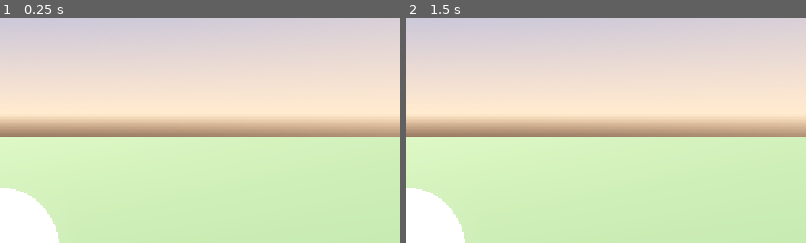
Above: before the commit, frames 1-2 (left to right).
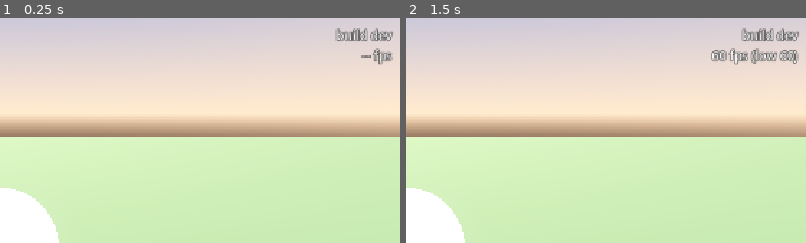
Above: after the commit, the same moments.

Repository: juliargassiot/infinity-julia
Game: Godot game, scene res://main.tscn
The game is run twice, just before and just after one commit, with the same random seed, the same clock (stepped at 60 frames per second) and the same inputs.
Inputs:
- Up to frame 1 (0.25 s): no input
- Up to frame 2 (1.5 s): tap Enter at 0.5 s; tap Space at 1.25 s
The pictures show only the part of the screen within x 50-100%, y 0-50%; the shares and areas given below are measured in that part.

The runs differ from the first frame. In frame 1, 0.8% of the frame differs, in the area x 83-99%, y 4-21%; in frame 2, 1.4%, in the area x 76-99%, y 4-21%.

Commit message:
Show the build and frame rate in a corner, toggled with F3
publish.py writes the commit date next to the version in manifest.json;
the game reads that manifest beside its binary and shows "build dev"
without one. The frame rate and the slowest frame are measured over
half a second.

Co-Authored-By: Claude Opus 5.5 <noreply@anthropic.com>

Diff:
--- a/game/project.godot
+++ b/game/project.godot
@@ -6,11 +6,22 @@
 run/main_scene="res://main.tscn"
 config/features=PackedStringArray("4.7", "Forward Plus")
 
+[autoload]
+
+Readout="*res://readout.gd"
+
 [display]
 
 window/size/mode.deck=3
 window/stretch/mode="canvas_items"
 window/stretch/aspect="expand"
+
+[input]
+
+toggle_readout={
+"deadzone": 0.2,
+"events": [Object(InputEventKey,"physical_keycode":4194334)]
+}
 
 [physics]
 
--- /dev/null
+++ b/game/readout.gd
@@ -0,0 +1,59 @@
+extends CanvasLayer
+
+const REFRESH_SECONDS := 0.5
+const MANIFEST := "manifest.json"
+
+var _label := Label.new()
+var _build := _read_build()
+var _since_refresh := 0.0
+var _frames := 0
+var _slowest_frame := 0.0
+
+
+func _ready() -> void:
+	layer = 128
+	process_mode = Node.PROCESS_MODE_ALWAYS
+	var settings := LabelSettings.new()
+	settings.font_size = 18
+	settings.outline_size = 5
+	settings.outline_color = Color(0, 0, 0, 0.75)
+	_label.label_settings = settings
+	_label.horizontal_alignment = HORIZONTAL_ALIGNMENT_RIGHT
+	_label.set_anchors_and_offsets_preset(Control.PRESET_TOP_RIGHT, Control.PRESET_MODE_MINSIZE, 12)
+	_label.grow_horizontal = Control.GROW_DIRECTION_BEGIN
+	_label.mouse_filter = Control.MOUSE_FILTER_IGNORE
+	add_child(_label)
+	_refresh()
+
+
+func _input(event: InputEvent) -> void:
+	if event.is_action_pressed("toggle_readout"):
+		visible = not visible
+		set_process(visible)
+		_refresh()
+
+
+func _process(delta: float) -> void:
+	_frames += 1
+	_since_refresh += delta
+	_slowest_frame = maxf(_slowest_frame, delta)
+	if _since_refresh >= REFRESH_SECONDS:
+		_refresh()
+
+
+func _refresh() -> void:
+	var frame_rate := "-- fps"
+	if _frames:
+		frame_rate = "%d fps (low %d)" % [roundi(_frames / _since_refresh), roundi(1.0 / _slowest_frame)]
+	_label.text = "%s\n%s" % [_build, frame_rate]
+	_since_refresh = 0.0
+	_frames = 0
+	_slowest_frame = 0.0
+
+
+static func _read_build() -> String:
+	var path := OS.get_executable_path().get_base_dir().path_join(MANIFEST)
+	if not FileAccess.file_exists(path):
+		return "build dev"
+	var manifest: Dictionary = JSON.parse_string(FileAccess.get_file_as_string(path))
+	return "build %s  %s" % [manifest.version, manifest.get("date", "")]
Not shown, added: game/readout.gd.uid
